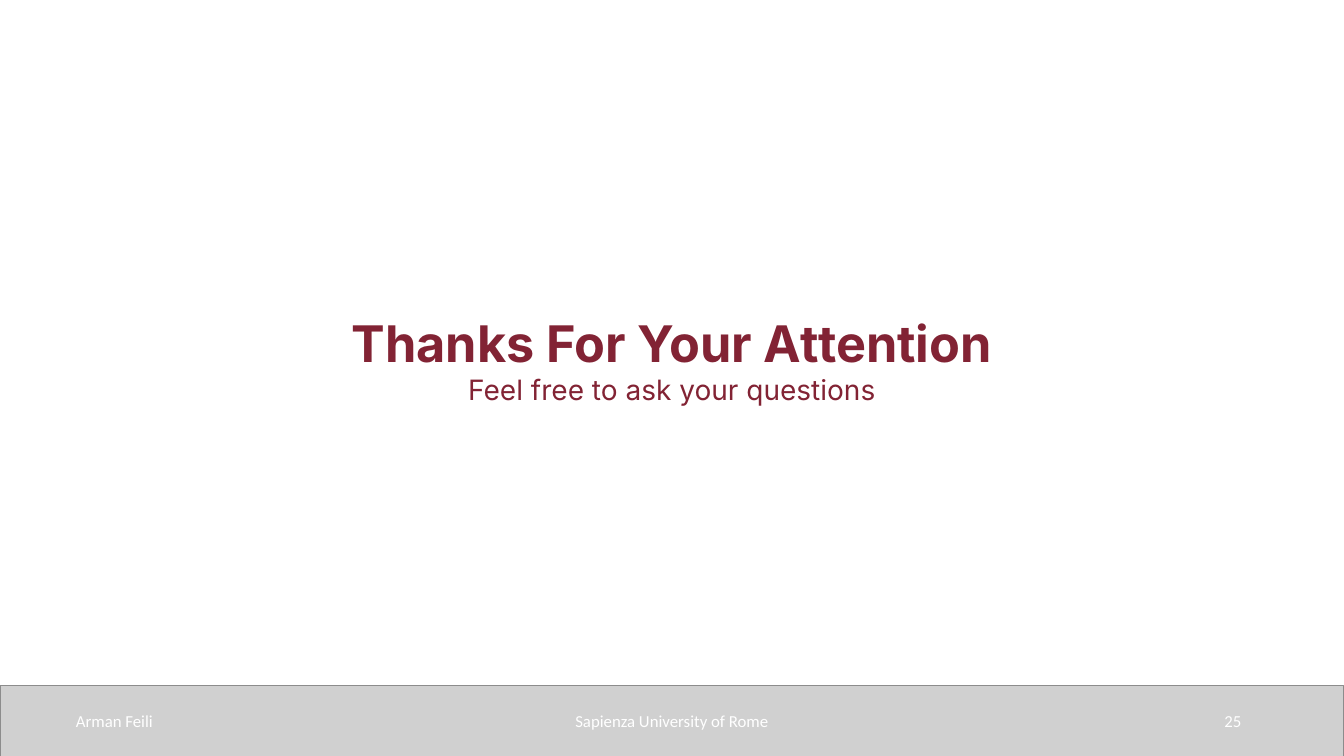
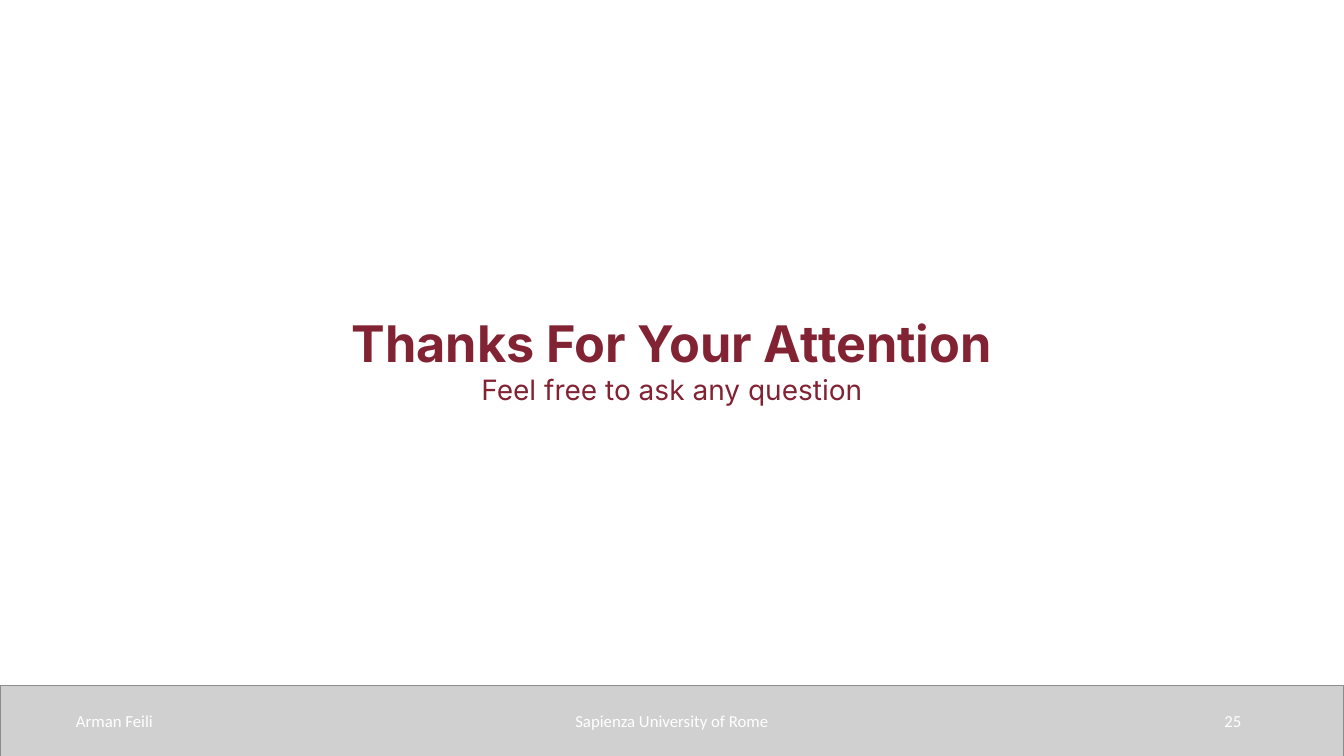
Before and after one commit to armanfeili/sapienza-msc-thesis-cineca-agentic-platform, a slide deck: slide 25 of thesis/sapthesis/Presentation/Presentation.pptx. Drawn at 1344x756 pixels with LibreOffice and Linux fonts; fonts in the diff are those of the drawing; grey boxes stand for pictures. Boxes give left, top, right and bottom in pixels: in the first picture for what was removed or moved away, otherwise in the second. Text is boxed around its words. In the diff, an @@ line names an element or a change of style, - is before the commit and + after.

```diff
--- a/thesis/sapthesis/Presentation/Presentation.pptx
+++ b/thesis/sapthesis/Presentation/Presentation.pptx
@@ text at box(481, 378, 862, 406): text changed @@
-Feel free to ask your questions
+Feel free to ask any question
```
Also in this commit, not shown: 4 other slides changed, 2 other files.
